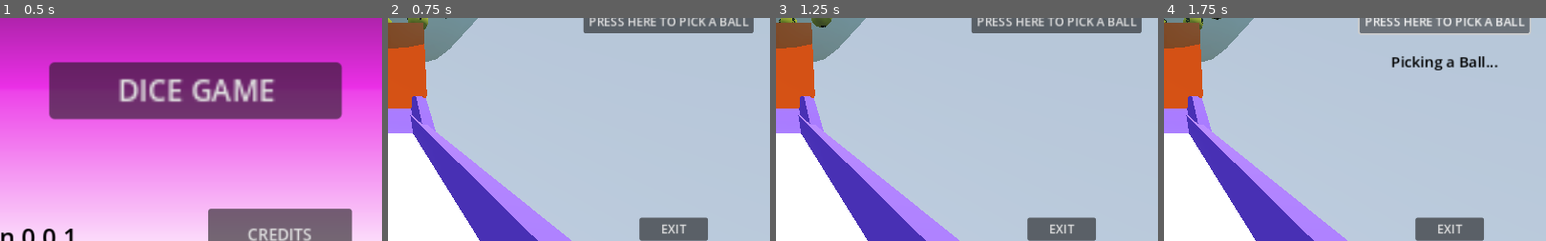
Above: before the commit, frames 1-4 (left to right).
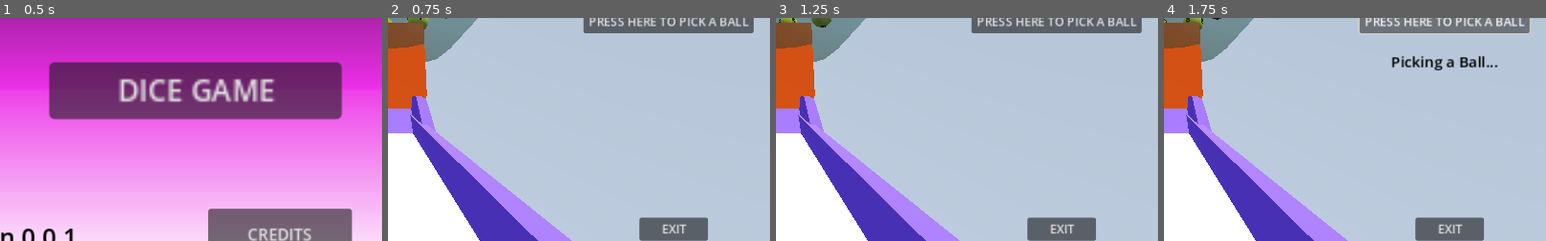
Above: after the commit, the same moments.

Repository: hffriman/Freemans-Party-Games
Game: Godot game, scene res://scenes/main_menu.tscn
Same seed, same stepped clock (60 frames per second), same inputs: the game is played once before the commit and once after it.
Inputs:
- Up to frame 1 (0.5 s): no input
- Up to frame 2 (0.75 s): click "LOTTO GENERATOR" at 0.5 s
- Up to frame 3 (1.25 s): no input
- Up to frame 4 (1.75 s): click "PRESS HERE TO PICK A BALL" at 1.25 s
The pictures show only the part of the screen within x 50-100%, y 43-93%; the shares and areas given below are measured in that part.

Frame 1 is identical in both runs. In frame 2, 0.1% of the frame differs, in the area x 71-78%, y 92-97%; in frame 3, 0.1%; in frame 4, 0.1%.

Commit message:
Game re-checked and prepared for release

Diff:
--- a/objects/bg_music_player.tscn
+++ b/objects/bg_music_player.tscn
@@ -6,7 +6,7 @@
 [node name="BG_music_player" type="AudioStreamPlayer"]
 process_mode = 3
 stream = ExtResource("1_gir5n")
-volume_db = -20.0
+volume_db = -10.0
 autoplay = true
 bus = &"Music"
 script = ExtResource("2_0ufet")
--- a/objects/dice.tscn
+++ b/objects/dice.tscn
@@ -104,10 +104,12 @@
 
 [node name="DiceRollPlayer" type="AudioStreamPlayer" parent="."]
 stream = ExtResource("9_2vfd6")
+volume_db = -3.0
 bus = &"SFX"
 
 [node name="DiceBouncePlayer" type="AudioStreamPlayer" parent="."]
 stream = ExtResource("10_nh18h")
+volume_db = 2.0
 bus = &"SFX"
 
 [connection signal="body_entered" from="." to="." method="_on_body_entered"]
--- a/objects/lotto_points_layer.tscn
+++ b/objects/lotto_points_layer.tscn
@@ -17,22 +17,22 @@
 transform = Transform2D(1, 0, 0, 1, 0, -2.505)
 
 [node name="lotto_ball_icon" parent="lotto_points_ui" instance=ExtResource("2_r31mn")]
-position = Vector2(-88, 43.5)
+position = Vector2(-88, 35.5)
 
 [node name="lotto_ball_icon2" parent="lotto_points_ui" instance=ExtResource("2_r31mn")]
-position = Vector2(-88, 120)
+position = Vector2(-88, 112)
 
 [node name="lotto_ball_icon3" parent="lotto_points_ui" instance=ExtResource("2_r31mn")]
-position = Vector2(-88, 196.005)
+position = Vector2(-88, 188.005)
 
 [node name="lotto_ball_icon4" parent="lotto_points_ui" instance=ExtResource("2_r31mn")]
-position = Vector2(-88, 273.005)
+position = Vector2(-88, 265.005)
 
 [node name="lotto_ball_icon5" parent="lotto_points_ui" instance=ExtResource("2_r31mn")]
-position = Vector2(-88, 350.51)
+position = Vector2(-88, 342.51)
 
 [node name="lotto_ball_icon6" parent="lotto_points_ui" instance=ExtResource("2_r31mn")]
-position = Vector2(-88, 427.51)
+position = Vector2(-88, 419.51)
 
 [node name="lotto_ball_icon7" parent="lotto_points_ui" instance=ExtResource("2_r31mn")]
-position = Vector2(-88, 504.505)
+position = Vector2(-88, 496.505)
--- a/objects/operator_card.tscn
+++ b/objects/operator_card.tscn
@@ -101,6 +101,7 @@
 
 [node name="CardSoundPlayer" type="AudioStreamPlayer" parent="."]
 stream = ExtResource("4_ygiua")
-volume_db = 10.0
+volume_db = 13.0
+bus = &"SFX"
 
 [connection signal="pressed" from="Button" to="." method="_on_button_pressed"]
--- a/scenes/credits.tscn
+++ b/scenes/credits.tscn
@@ -126,7 +126,7 @@
 offset_top = 500.0
 offset_right = 517.0
 offset_bottom = 573.0
-text = "\"FUNK CASINO\" BY TOP-FLOW(PIXABAY.COM)"
+text = "\"FUNK CASINO\" BY TOP-FLOW (PIXABAY.COM)"
 label_settings = SubResource("LabelSettings_2ys4j")
 
 [node name="SOUNDEFFECTS" type="Label" parent="."]
@@ -137,12 +137,12 @@
 text = "SOUND EFFECTS"
 label_settings = SubResource("LabelSettings_i56j2")
 
-[node name="HenrySFriman6" type="Label" parent="."]
+[node name="SoundEffectList" type="Label" parent="."]
 offset_left = 428.0
 offset_top = 233.0
 offset_right = 1121.0
 offset_bottom = 724.0
-text = "\"Playful Casino Slot Machine Jackpot2\" by floraphonic
+text = "\"Playful Casino Slot Machine Jackpot 2\" by floraphonic
 \"Lottery Balls Sound Effect\" by AudioKid - Sound FX Library
 \"Lotto Ball\" by Pixabay
 \"Metal Ball Rolling Sound Effect\" by Sound King
--- a/scenes/dicegame.tscn
+++ b/scenes/dicegame.tscn
@@ -226,11 +226,12 @@
 
 [node name="ScoreBoardMoveSound1" type="AudioStreamPlayer" parent="ScoreLayer/ScoreBoard1"]
 stream = ExtResource("9_v61j6")
-volume_db = 5.0
+volume_db = 10.0
 bus = &"SFX"
 
 [node name="ScoreBoardCloseSound1" type="AudioStreamPlayer" parent="ScoreLayer/ScoreBoard1"]
 stream = ExtResource("9_fwyl4")
+volume_db = 10.0
 bus = &"SFX"
 
 [node name="ScoreBoard2" type="Node2D" parent="ScoreLayer"]
@@ -256,11 +257,12 @@
 
 [node name="ScoreBoardMoveSound2" type="AudioStreamPlayer" parent="ScoreLayer/ScoreBoard2"]
 stream = ExtResource("9_v61j6")
-volume_db = 5.0
+volume_db = 10.0
 bus = &"SFX"
 
 [node name="ScoreBoardCloseSound2" type="AudioStreamPlayer" parent="ScoreLayer/ScoreBoard2"]
 stream = ExtResource("9_fwyl4")
+volume_db = 10.0
 bus = &"SFX"
 
 [node name="FinalPhaseLayer" type="CanvasLayer" parent="."]
@@ -362,8 +364,8 @@
 
 [node name="Background" type="Sprite2D" parent="FinalPhaseLayer/GameOverLayer"]
 modulate = Color(0.490196, 0.478431, 1, 1)
-position = Vector2(253.408, -100.918)
-scale = Vector2(500.957, 245.783)
+position = Vector2(253.408, -97.2554)
+scale = Vector2(500.957, 253.108)
 texture = SubResource("CanvasTexture_3h28u")
 
 [node name="YourGuess" type="Label" parent="FinalPhaseLayer/GameOverLayer"]
@@ -411,14 +413,17 @@
 
 [node name="WinSound" type="AudioStreamPlayer" parent="FinalPhaseLayer/GameOverLayer"]
 stream = ExtResource("13_ry8dj")
+volume_db = 5.0
 bus = &"SFX"
 
 [node name="AlmostSound" type="AudioStreamPlayer" parent="FinalPhaseLayer/GameOverLayer"]
 stream = ExtResource("14_3r2yv")
+volume_db = 5.0
 bus = &"SFX"
 
 [node name="LoseSound" type="AudioStreamPlayer" parent="FinalPhaseLayer/GameOverLayer"]
 stream = ExtResource("15_8gaod")
+volume_db = 5.0
 bus = &"SFX"
 
 [node name="MenuLayer" type="CanvasLayer" parent="."]
--- a/scenes/lotto_generator.tscn
+++ b/scenes/lotto_generator.tscn
@@ -85,28 +85,16 @@
 
 [node name="ExitToMenu" type="Button" parent="."]
 anchors_preset = -1
-anchor_left = 0.889
-anchor_top = 0.855
-anchor_right = 0.979
-anchor_bottom = 0.894
-offset_left = -61.336
-offset_top = 12.0
-offset_right = -61.496
-offset_bottom = 19.6
+anchor_left = 0.829
+anchor_top = 0.875
+anchor_right = 0.919
+anchor_bottom = 0.924
+offset_left = 0.103943
+offset_top = -6.10352e-05
+offset_right = -0.0560303
+offset_bottom = 1.59998
 text = "EXIT
 "
-
-[node name="Restart" type="Button" parent="."]
-anchors_preset = -1
-anchor_left = 0.889
-anchor_top = 0.855
-anchor_right = 0.979
-anchor_bottom = 0.894
-offset_left = -61.336
-offset_top = -36.0
-offset_right = -61.496
-offset_bottom = -28.4
-text = "RESTART"
 
 [node name="Balls left" type="Label" parent="."]
 anchors_preset = -1
@@ -141,6 +129,7 @@
 
 [node name="MachineSound" type="AudioStreamPlayer" parent="."]
 stream = ExtResource("8_0acpr")
+volume_db = -18.0
 autoplay = true
 bus = &"SFX"
 
@@ -162,7 +151,7 @@
 
 [node name="BallFallSound" type="AudioStreamPlayer" parent="BallDetector"]
 stream = ExtResource("10_o2tlx")
-volume_db = -2.0
+volume_db = 2.0
 bus = &"SFX"
 
 [connection signal="button_down" from="PressToPick" to="." method="_on_press_to_pick_button_down"]
@@ -170,10 +159,6 @@
 [connection signal="button_down" from="ExitToMenu" to="." method="_on_press_to_pick_button_down"]
 [connection signal="button_up" from="ExitToMenu" to="." method="_on_press_to_pick_button_up"]
 [connection signal="pressed" from="ExitToMenu" to="." method="_on_exit_to_menu_pressed"]
-[connection signal="button_down" from="Restart" to="." method="_on_press_to_pick_button_down"]
-[connection signal="button_up" from="Restart" to="." method="_on_press_to_pick_button_up"]
-[connection signal="pressed" from="Restart" to="." method="_on_exit_to_menu_pressed"]
-[connection signal="pressed" from="Restart" to="." method="_on_restart_pressed"]
 [connection signal="body_entered" from="DeadZone" to="DeadZone" method="_on_body_entered"]
 [connection signal="body_entered" from="BallDetector" to="BallDetector" method="_on_body_entered"]
 [connection signal="body_exited" from="BallDetector" to="BallDetector" method="_on_body_exited"]
--- a/scripts/lotto_generator.gd
+++ b/scripts/lotto_generator.gd
@@ -20,8 +20,6 @@
 var picking_a_ball_label
 var balls_picked = 0
 
-var restart_button
-
 var ball_select_sound_player
 
 ## LOTTO BALL GENERATOR:
@@ -30,7 +28,7 @@
 ## - Randomly selects a lotto ball, removes it from the group and releases
 ##   it as a single ball with physics applied
 ## - Activates the Lotto Ball Icon Layer after each selection
-## - Selects only 7 balls: after that, the Restart buttons become visible
+## - Selects only 7 balls: after that, the player must go back to main menu
 ## - Activates the lotto ball selection only when the Pick a Ball button is pressed
 
 # Called when the node enters the scene tree for the first time.
@@ -51,7 +49,6 @@
 	balls_left_label = get_node("Balls left")
 	picking_a_ball_label = get_node("Picking a Ball")
 
-	restart_button = get_node("Restart")
 	ball_select_sound_player = get_node("BallSelectSound")
 
 # Called every frame. 'delta' is the elapsed time since the previous frame.
@@ -70,11 +67,6 @@
 			lbr.rotate(Vector3(0, -1.0, 0), 0.3)
 		else:
 			lbr.rotate(Vector3(0, 1.0, 0), 0.3)
-
-	if balls_picked >= 7:
-		restart_button.visible = true
-	else:
-		restart_button.visible = false
 
 func _input(_event):
 	if pick_button_is_pressed && lotto_turns > 0:
@@ -104,6 +96,3 @@
 
 func _on_exit_to_menu_pressed():
 	get_tree().change_scene_to_file("res://scenes/main_menu.tscn")
-
-func _on_restart_pressed():
-	get_tree().change_scene_to_file("res://scenes/lotto_generator.tscn")
